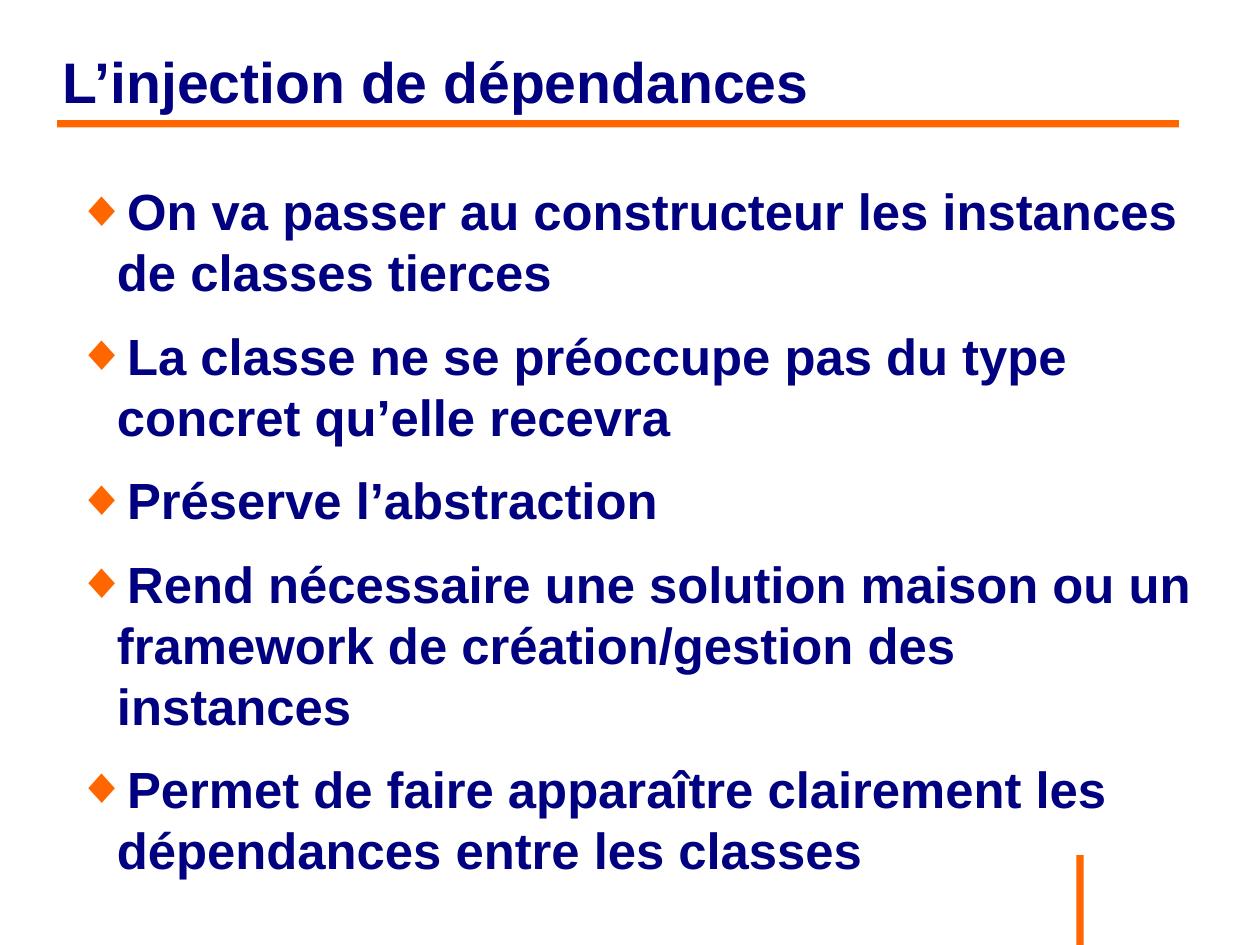
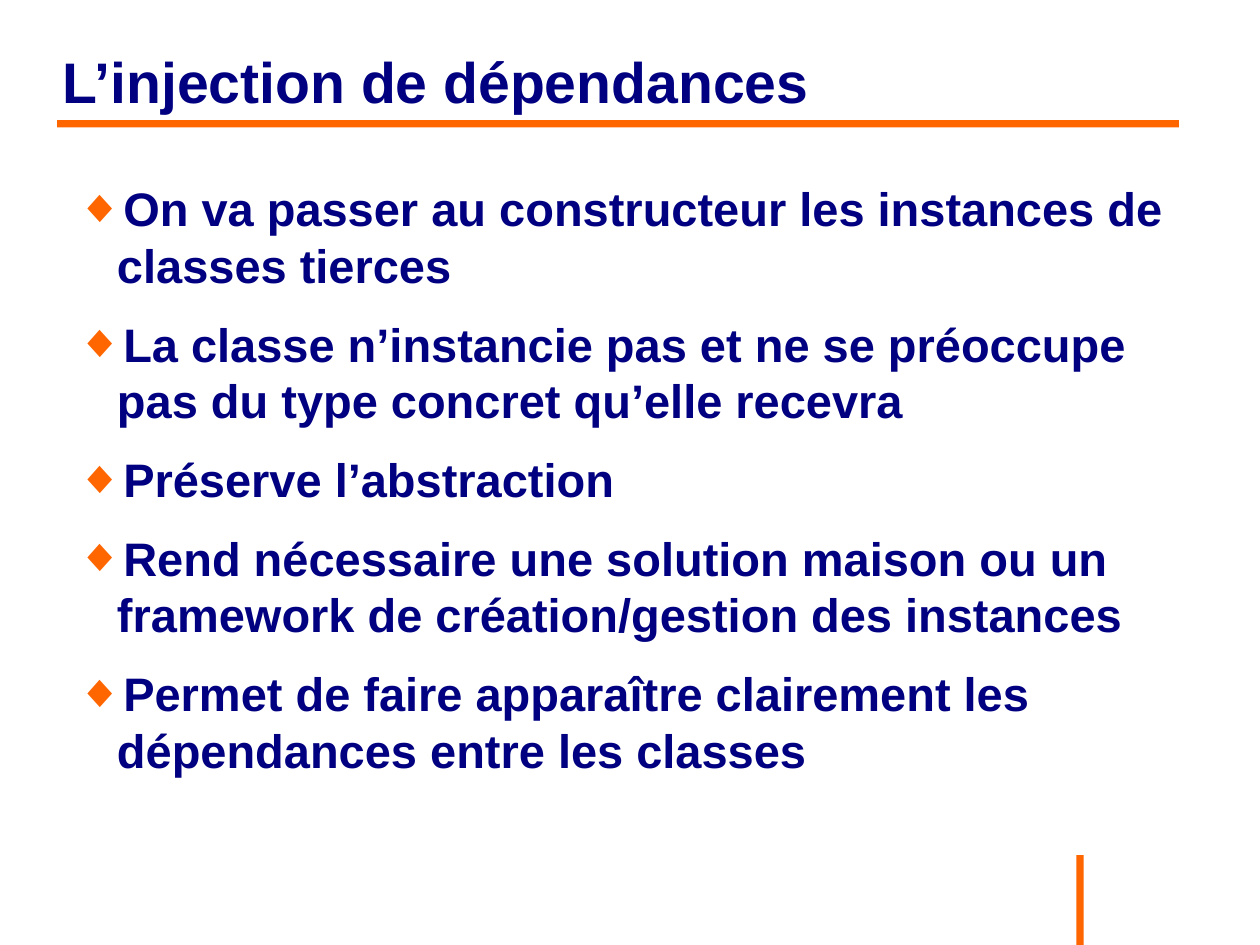
Before and after one commit to philphils/formation-spring, a slide deck: slide 27 of Documentation/diapo_formation_spring.odp. Drawn at 1260x945 pixels with LibreOffice and Linux fonts; fonts in the diff are those of the drawing; background and template pictures are left out. Boxes give left, top, right and bottom in pixels: in the first picture for what was removed or moved away, otherwise in the second. Text is boxed around its words. In the diff, an @@ line names an element or a change of style, - is before the commit and + after.

```diff
--- a/Documentation/diapo_formation_spring.odp
+++ b/Documentation/diapo_formation_spring.odp
@@ text at (117,192,1162,777): size 32 to 29.6 pt in "On va passer au constructeur les instances ...", "Préserve l’abstraction", "Rend nécessaire une solution maison ou un ...", "Permet de faire apparaître clairement les dépendances ..." @@
@@ text at (117,327,1126,427): text changed; size 32 to 29.6 pt @@
-◆ La classe ne se préoccupe pas du type concret qu’elle recevra
+◆ La classe n’instancie pas et ne se préoccupe pas du type concret qu’elle recevra
```
Also in this commit, not shown: 19 other slides changed, 9 slides added, 1 slide removed.
